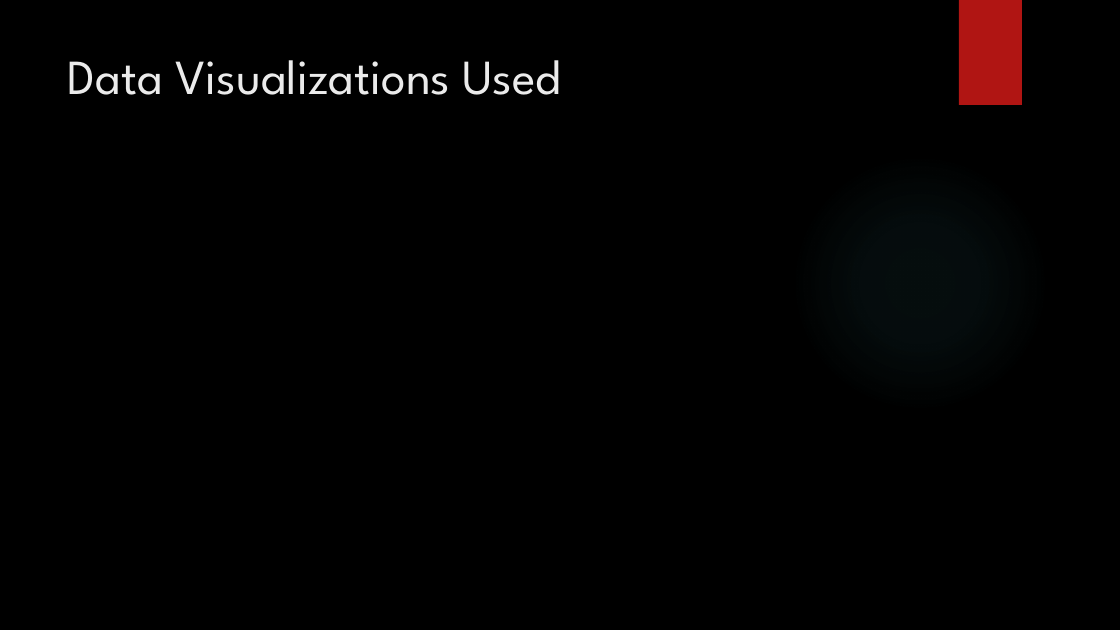
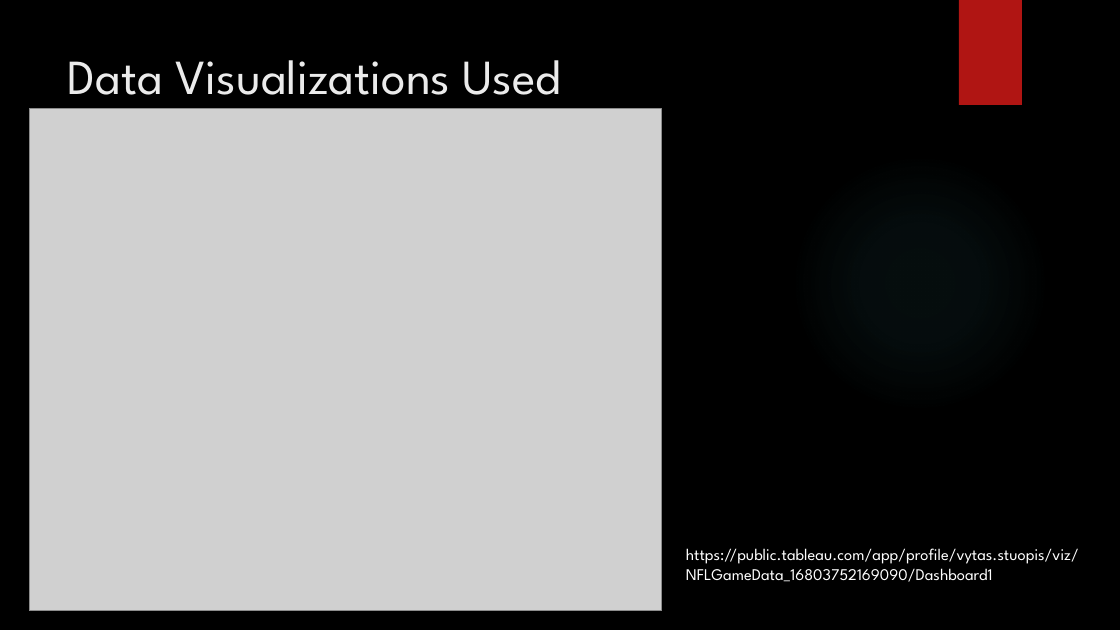
Before and after one commit to SKuczynski17/Group-1-Final-Project, a slide deck: slide 13 of Internal Predicting the NFL Game Winner Presentation.pptx (slide 14 before the commit). Drawn at 1120x630 pixels with LibreOffice and Linux fonts; fonts in the diff are those of the drawing; grey boxes stand for pictures; background and template pictures are left out. Boxes give left, top, right and bottom in pixels: in the first picture for what was removed or moved away, otherwise in the second. Text is boxed around its words. In the diff, an @@ line names an element or a change of style, - is before the commit and + after.

Commit message:
Adding updates and visualizations to internal presentation.

```diff
--- a/Internal Predicting the NFL Game Winner Presentation.pptx
+++ b/Internal Predicting the NFL Game Winner Presentation.pptx
@@ picture added at box(29, 108, 662, 611) @@
@@ text added at box(686, 548, 1079, 582), 14 pt, text #FFFFFF @@
+https://public.tableau.com/app/profile/vytas.stuopis/viz/NFLGameData_16803752169090/Dashboard1
```
Also in this commit, not shown: 1 other slide changed, 1 slide added, 1 slide removed.
